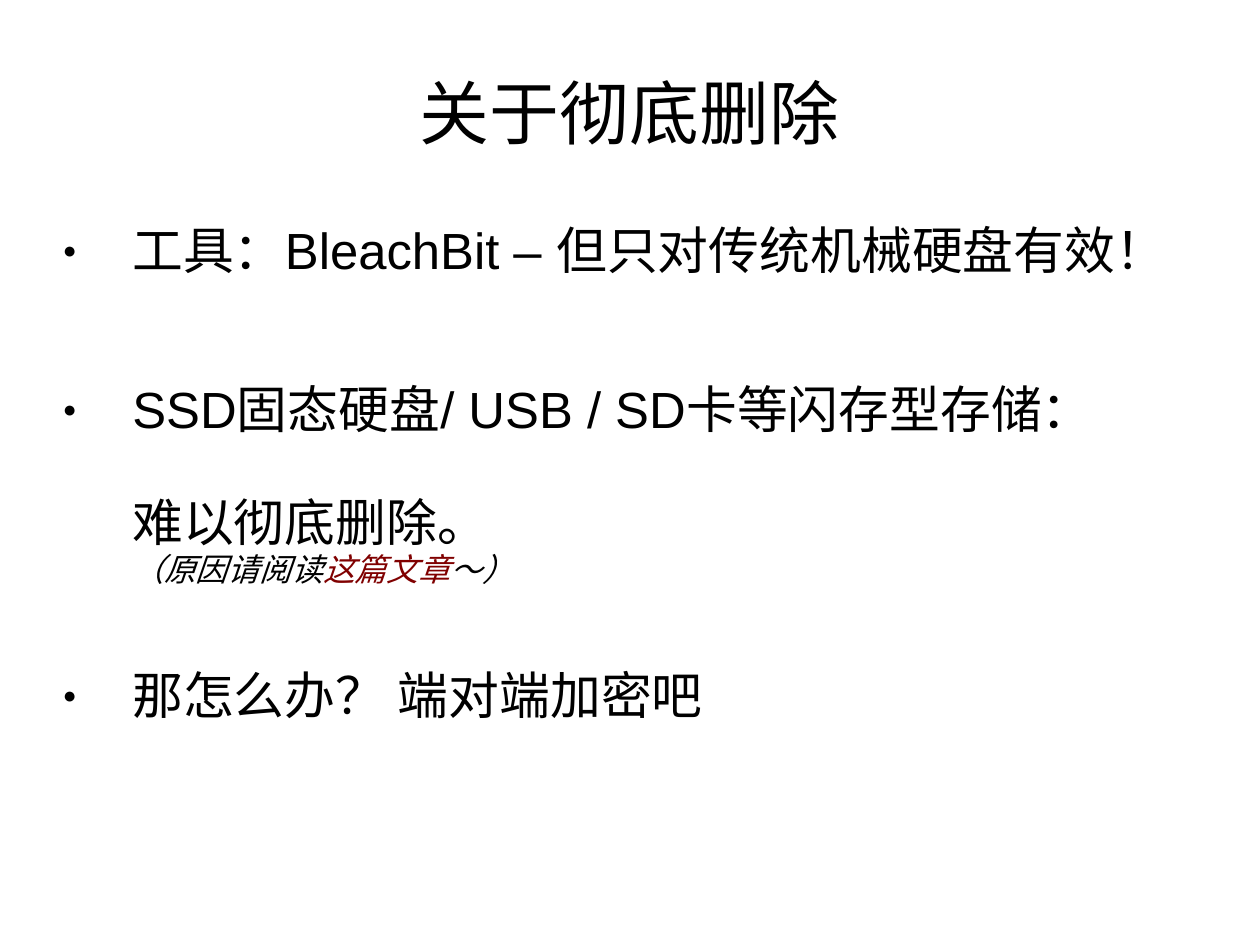
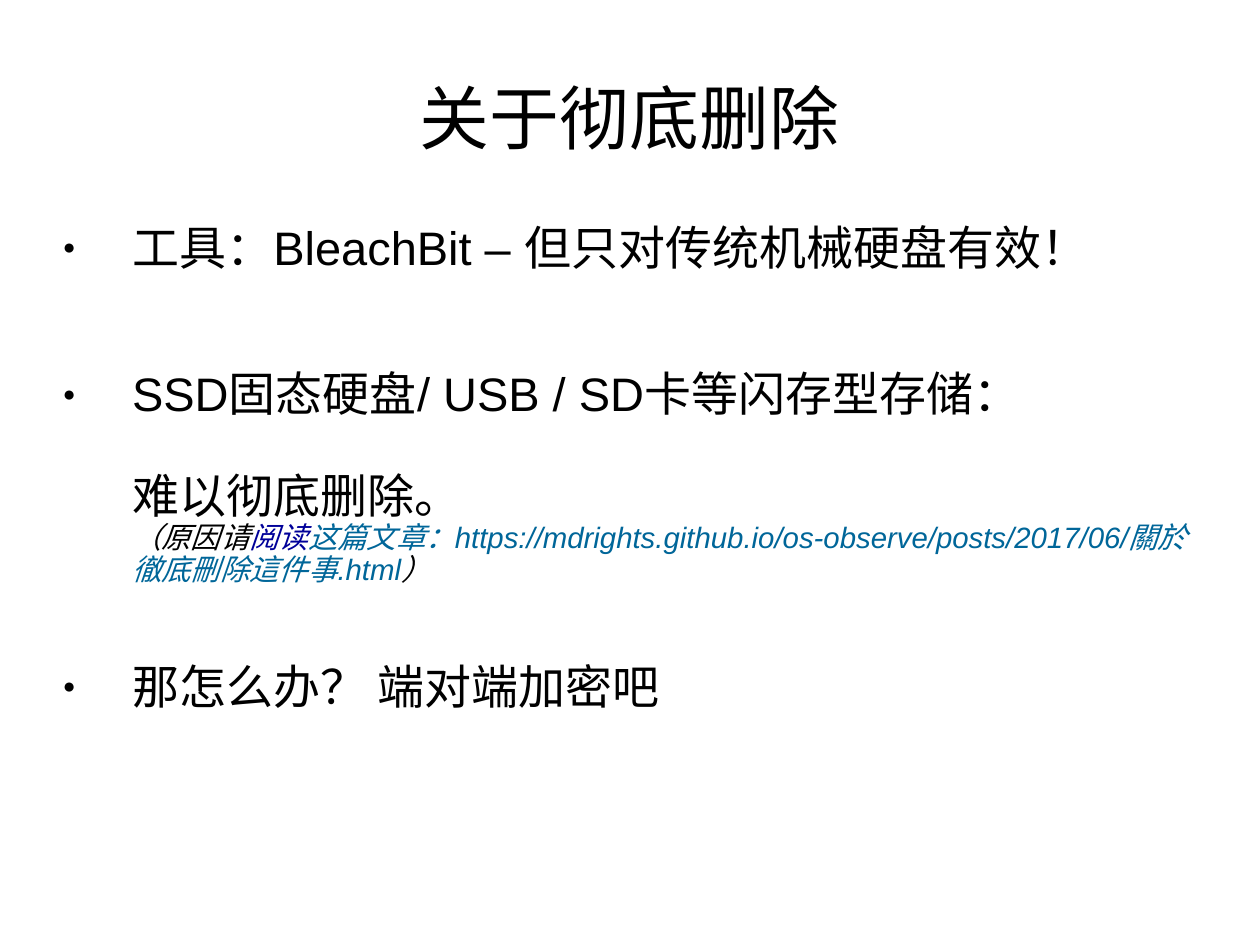
Before and after one commit to awesome-archive/Digital-rights, a slide deck: slide 8 of security-training-1.ppt. Drawn at 1260x945 pixels with LibreOffice and Linux fonts; fonts in the diff are those of the drawing; background and template pictures are left out. Boxes give left, top, right and bottom in pixels: in the first picture for what was removed or moved away, otherwise in the second. Text is boxed around its words. In the diff, an @@ line names an element or a change of style, - is before the commit and + after.

```diff
--- a/security-training-1.ppt
+++ b/security-training-1.ppt
@@ title "关于彻底删除" at (420, 85, 839, 150): font Arial to Times New Roman; line spacing 0.93 to 1 @@
@@ text at (132, 225, 1088, 708): size 32 to 29.6 pt in "工具：BleachBit – 但只对传统机械硬盘有效！", "那怎么办？ 端对端加密吧"; line spacing 0.93 to 0.9 @@
@@ text at (132, 374, 1187, 583): text changed; size 32 to 18.5 pt; text colour #000000 to #006699; italic on @@
-● SSD固态硬盘/ USB / SD卡等闪存型存储：
-  难以彻底删除。
-  （原因请阅读这篇文章～）
+● SSD固态硬盘/ USB / SD卡等闪存型存储：
+  难以彻底删除。
+  （原因请阅读这篇文章：https://mdrights.github.io/os-observe/posts/2017/06/關於徹底刪除這件事.html）
```
Also in this commit, not shown: 10 other slides changed, 10 other files.
